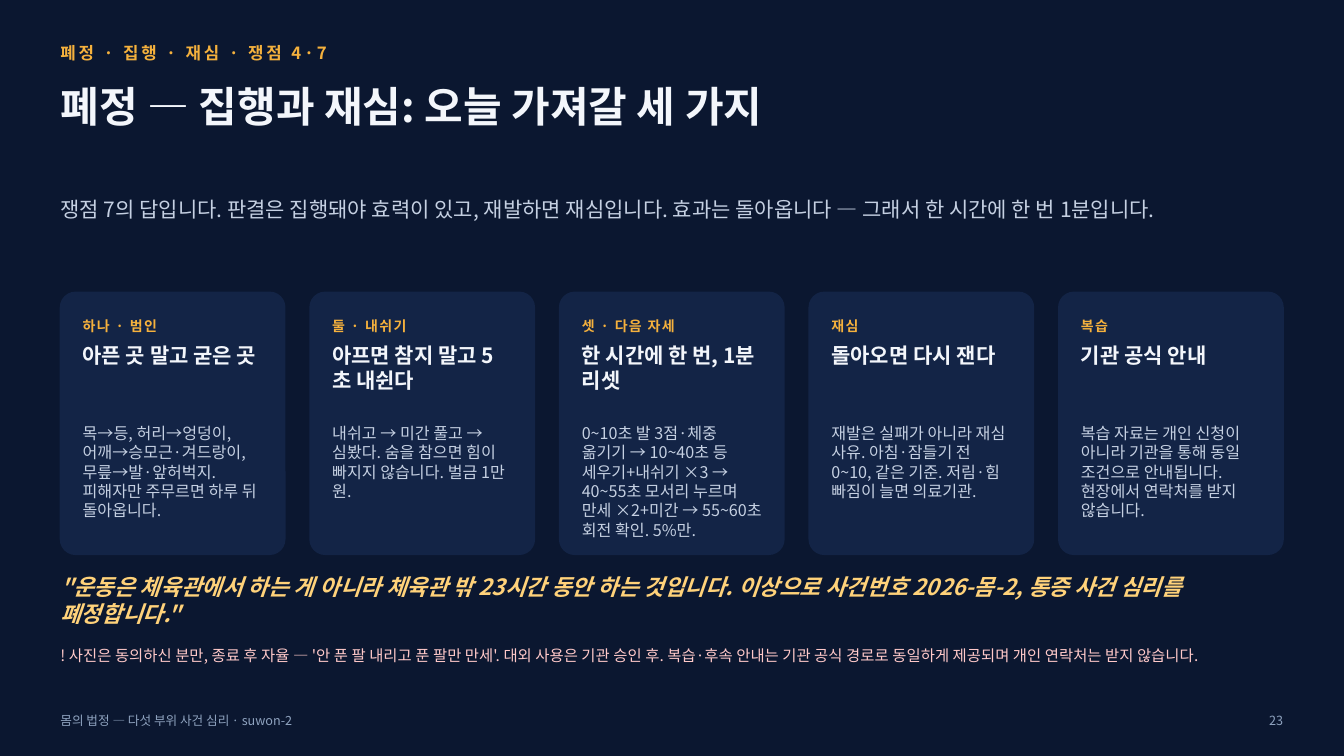
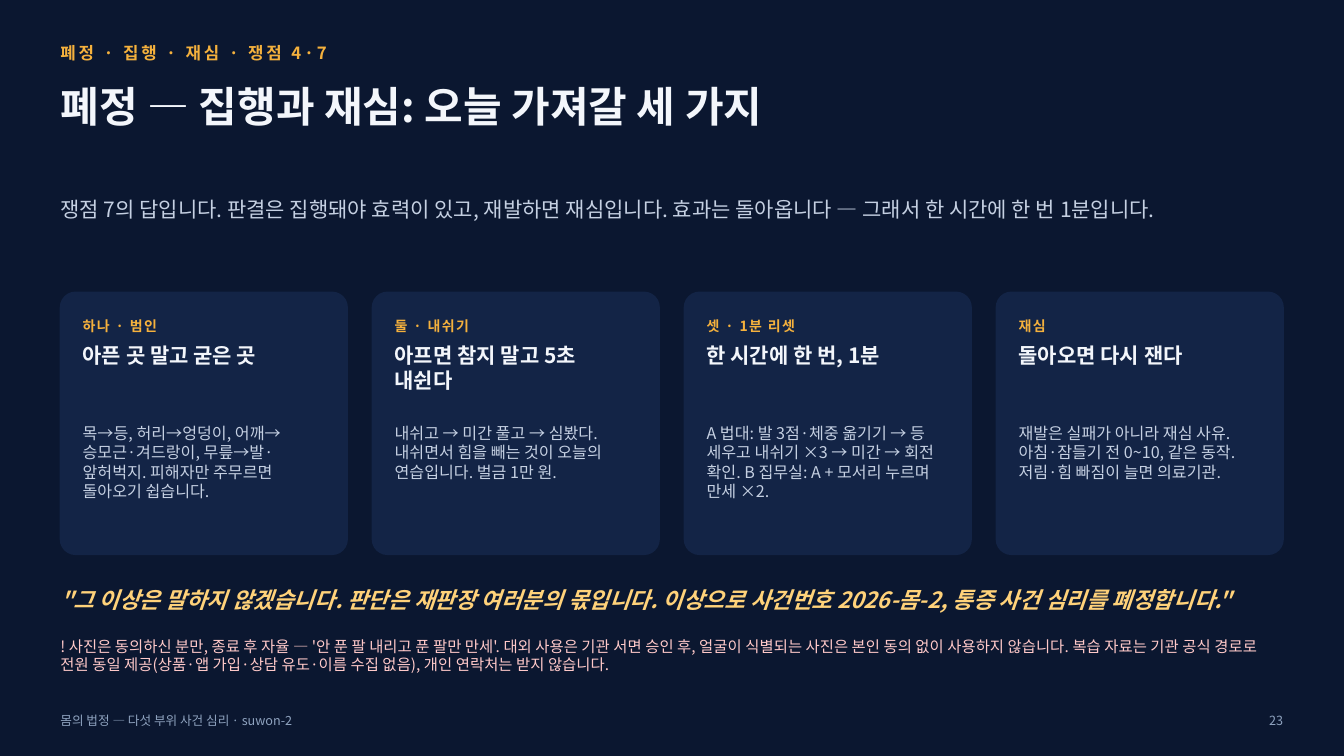
Before and after one commit to drjinfit-ship-it/jinkim, a slide deck: slide 23 of web/몸의법정_재판형강의안.pptx. Drawn at 1344x756 pixels with LibreOffice and Linux fonts; fonts in the diff are those of the drawing. Boxes give left, top, right and bottom in pixels: in the first picture for what was removed or moved away, otherwise in the second. Text is boxed around its words. In the diff, an @@ line names an element or a change of style, - is before the commit and + after.

```diff
--- a/web/몸의법정_재판형강의안.pptx
+++ b/web/몸의법정_재판형강의안.pptx
@@ rounded rectangle: place and size @@
-rounded rectangle at (60, 292, 285, 555)
+rounded rectangle at (60, 292, 348, 555)
@@ rounded rectangle: place and size @@
-rounded rectangle at (311, 292, 535, 555)
+rounded rectangle at (372, 292, 659, 555)
@@ rounded rectangle: place and size @@
-rounded rectangle at (560, 292, 784, 555)
+rounded rectangle at (685, 292, 972, 555)
@@ proportions changed in 4 elements at (60, 292, 348, 555), (372, 292, 659, 555), (685, 292, 972, 555), (996, 292, 1284, 555) @@
@@ rounded rectangle: place and size @@
-rounded rectangle at (810, 292, 1034, 555)
+rounded rectangle at (996, 292, 1284, 555)
@@ rounded rectangle removed at (1059, 292, 1284, 555) @@
@@ text "둘 · 내쉬기": place and size @@
-text "둘 · 내쉬기" at (332, 317, 406, 335)
+text "둘 · 내쉬기" at (395, 317, 469, 335)
@@ text at (707, 319, 795, 333): text changed @@
-셋 · 다음 자세
+셋 · 1분 리셋
@@ text "재심": place and size @@
-text "재심" at (831, 319, 858, 333)
+text "재심" at (1019, 319, 1046, 333)
@@ text removed at (1081, 319, 1108, 333) @@
-복습
@@ text "아프면 참지 말고 5초 내쉰다" rewrapped from (332, 345, 477, 390) to (395, 345, 576, 390) @@
@@ text at (707, 345, 880, 367): text changed @@
-한 시간에 한 번, 1분 리셋
+한 시간에 한 번, 1분
@@ text "돌아오면 다시 잰다": place and size @@
-text "돌아오면 다시 잰다" at (831, 345, 996, 365)
+text "돌아오면 다시 잰다" at (1019, 345, 1183, 365)
@@ text removed at (1081, 345, 1207, 365) @@
-기관 공식 안내
@@ text at (83, 425, 281, 499): text changed @@
-목→등, 허리→엉덩이, 어깨→승모근·겨드랑이, 무릎→발·앞허벅지. 피해자만 주무르면 하루 뒤 돌아옵니다.
+목→등, 허리→엉덩이, 어깨→승모근·겨드랑이, 무릎→발·앞허벅지. 피해자만 주무르면 돌아오기 쉽습니다.
@@ text at (395, 425, 601, 479): text changed @@
-내쉬고 → 미간 풀고 → 심봤다. 숨을 참으면 힘이 빠지지 않습니다. 벌금 1만 원.
+내쉬고 → 미간 풀고 → 심봤다. 내쉬면서 힘을 빼는 것이 오늘의 연습입니다. 벌금 1만 원.
@@ text at (707, 425, 934, 498): text changed @@
-0~10초 발 3점·체중 옮기기 → 10~40초 등 세우기+내쉬기 ×3 → 40~55초 모서리 누르며 만세 ×2+미간 → 55~60초 회전 확인. 5%만.
+A 법대: 발 3점·체중 옮기기 → 등 세우고 내쉬기 ×3 → 미간 → 회전 확인. B 집무실: A + 모서리 누르며 만세 ×2.
@@ text at (1019, 425, 1235, 480): text changed @@
-재발은 실패가 아니라 재심 사유. 아침·잠들기 전 0~10, 같은 기준. 저림·힘 빠짐이 늘면 의료기관.
+재발은 실패가 아니라 재심 사유. 아침·잠들기 전 0~10, 같은 동작. 저림·힘 빠짐이 늘면 의료기관.
@@ text removed at (1081, 425, 1241, 518) @@
-복습 자료는 개인 신청이 아니라 기관을 통해 동일 조건으로 안내됩니다. 현장에서 연락처를 받지 않습니다.
@@ text at (60, 589, 1232, 613): text changed @@
-"운동은 체육관에서 하는 게 아니라 체육관 밖 23시간 동안 하는 것입니다. 이상으로 사건번호 2026-몸-2, 통증 사건 심리를 폐정합니다."
+"그 이상은 말하지 않겠습니다. 판단은 재판장 여러분의 몫입니다. 이상으로 사건번호 2026-몸-2, 통증 사건 심리를 폐정합니다."
@@ text at (60, 639, 1257, 673): text changed @@
-! 사진은 동의하신 분만, 종료 후 자율 — '안 푼 팔 내리고 푼 팔만 만세'. 대외 사용은 기관 승인 후. 복습·후속 안내는 기관 공식 경로로 동일하게 제공되며 개인 연락처는 받지 않습니다.
+! 사진은 동의하신 분만, 종료 후 자율 — '안 푼 팔 내리고 푼 팔만 만세'. 대외 사용은 기관 서면 승인 후, 얼굴이 식별되는 사진은 본인 동의 없이 사용하지 않습니다. 복습 자료는 기관 공식 경로로 전원 동일 제공(상품·앱 가입·상담 유도·이름 수집 없음), 개인 연락처는 받지 않습니다.
```
Also in this commit, not shown: 24 other slides changed, 2 other files.
